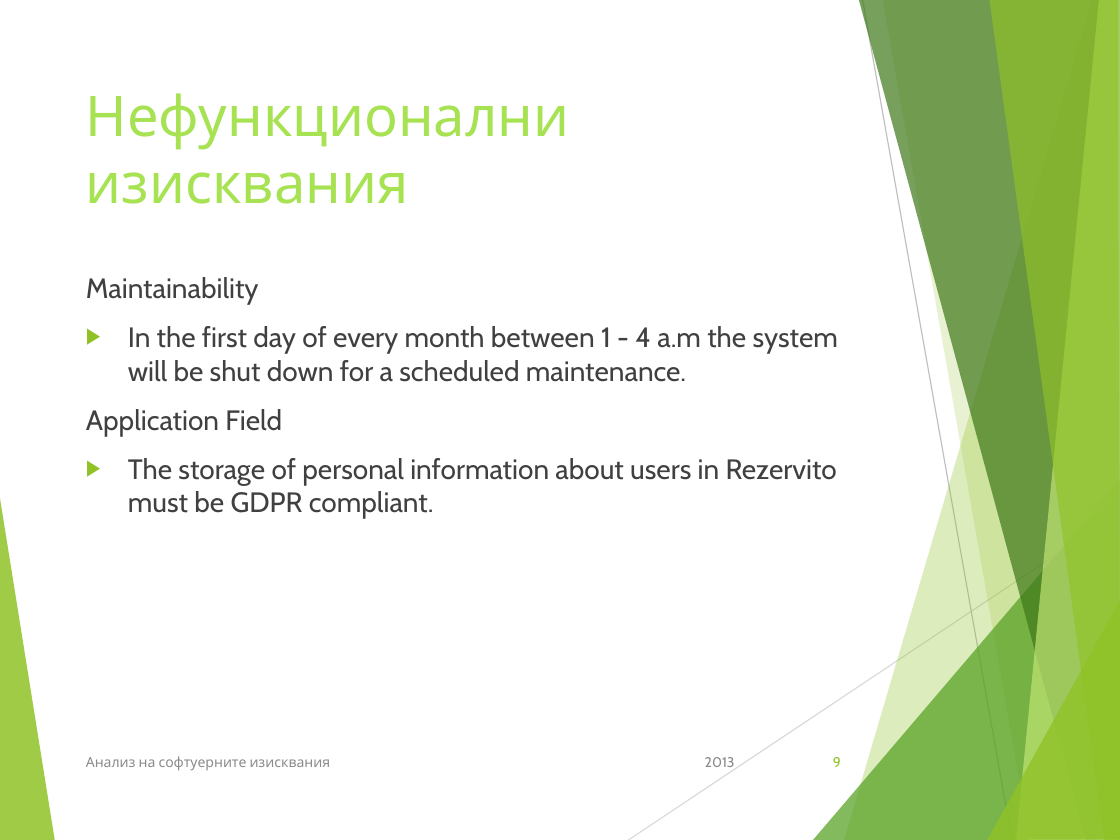
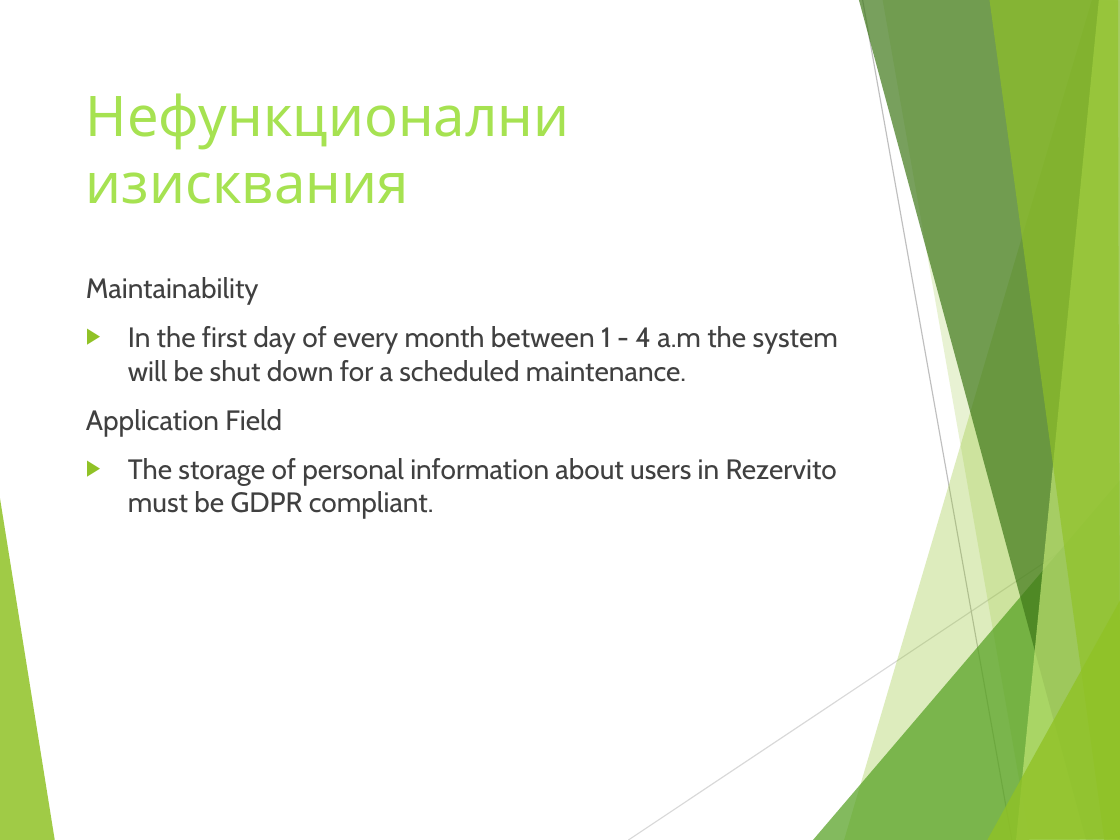
Before and after one commit to ivanchuchulski/fmi-requirements-analisys, a slide deck: slide 9 of rezervito-hw-05/Rezervito_Presentation_62121_62151_62167.pptx. Drawn at 1120x840 pixels with LibreOffice and Linux fonts; fonts in the diff are those of the drawing. Boxes give left, top, right and bottom in pixels: in the first picture for what was removed or moved away, otherwise in the second. Text is boxed around its words. In the diff, an @@ line names an element or a change of style, - is before the commit and + after.

```diff
--- a/rezervito-hw-05/Rezervito_Presentation_62121_62151_62167.pptx
+++ b/rezervito-hw-05/Rezervito_Presentation_62121_62151_62167.pptx
@@ text removed at <box>86,756,331,771</box> @@
-Анализ на софтуерните изисквания
@@ text removed at <box>705,757,735,767</box> @@
-2013
@@ page number removed at <box>833,757,841,767</box> @@
-9
```
Also in this commit, not shown: 14 other slides changed, 9 slides added, 16 other files.
